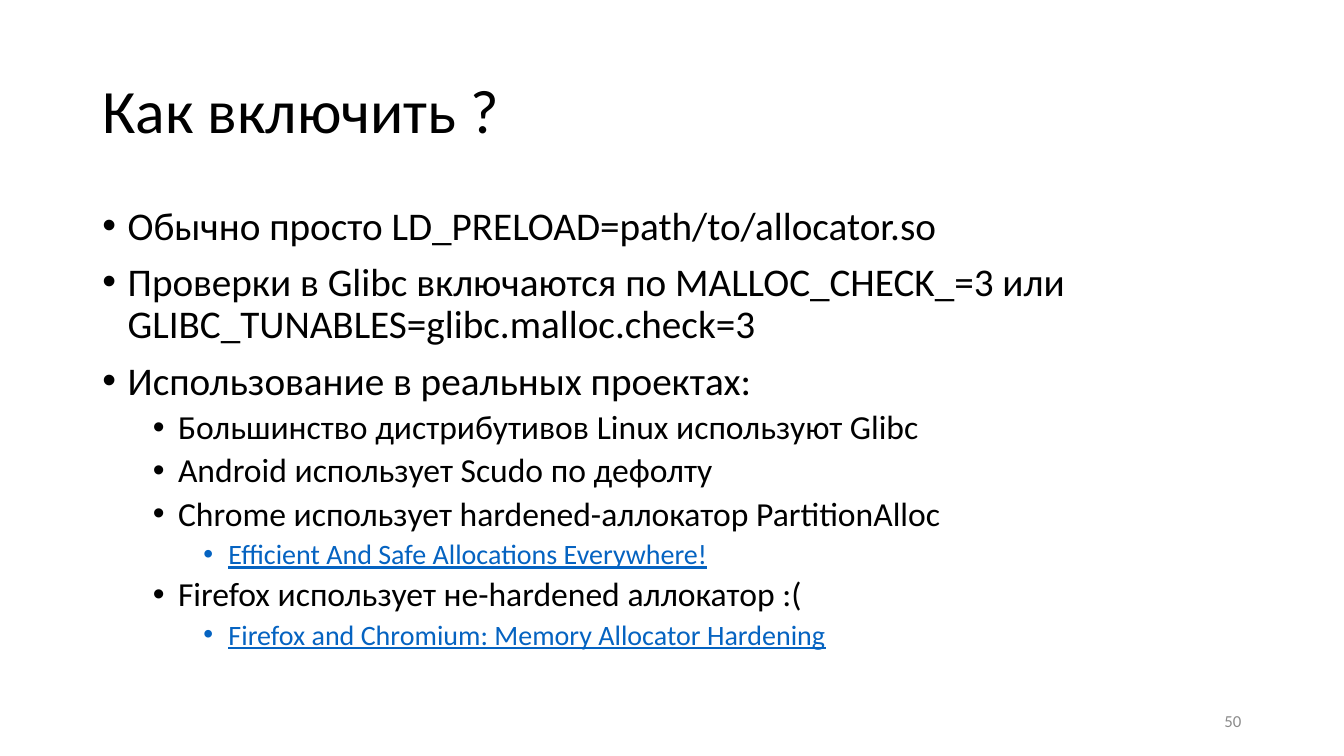
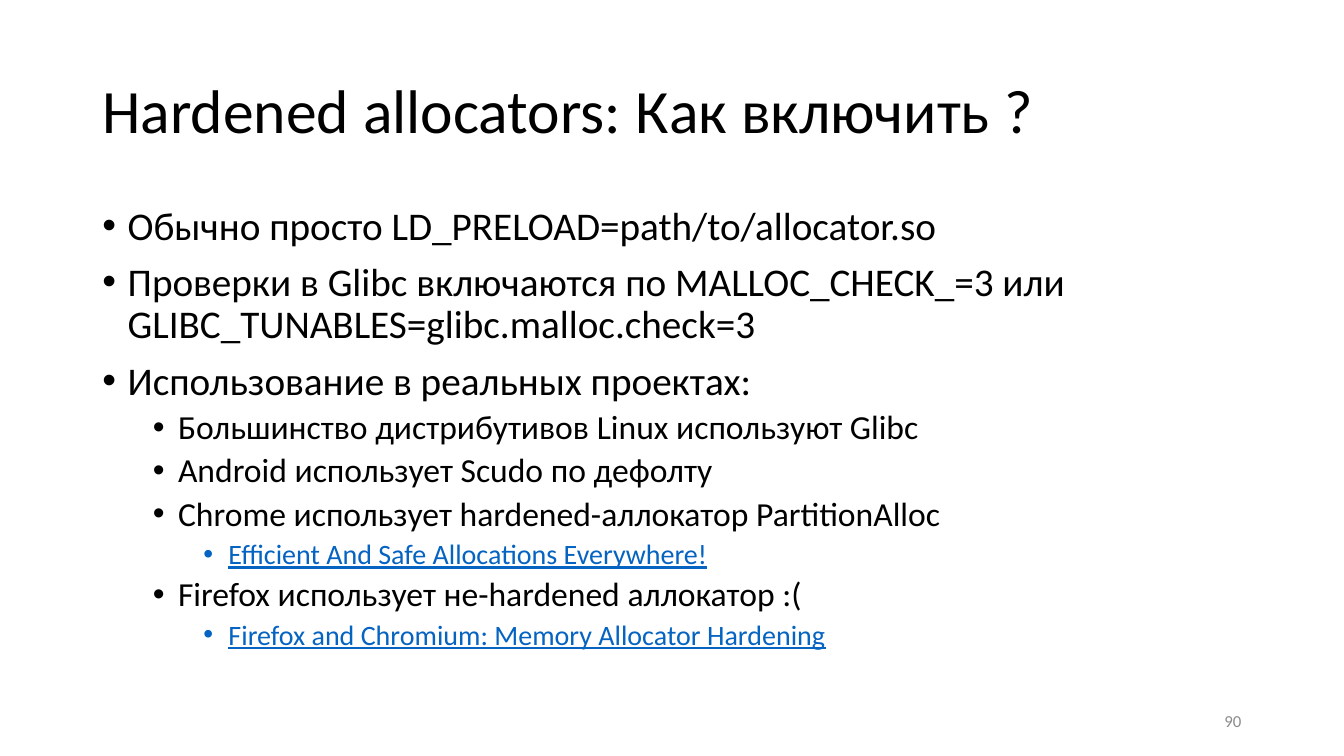
Before and after one commit to yugr/slides, a slide deck: slide 90 of CppZeroCost/2025/RU.pptx (slide 50 before the commit). Drawn at 1344x756 pixels with LibreOffice and Linux fonts; fonts in the diff are those of the drawing. Boxes give left, top, right and bottom in pixels: in the first picture for what was removed or moved away, otherwise in the second. Text is boxed around its words. In the diff, an @@ line names an element or a change of style, - is before the commit and + after.

```diff
--- a/CppZeroCost/2025/RU.pptx
+++ b/CppZeroCost/2025/RU.pptx
@@ title at [102,90,990,134]: text changed @@
-Как включить ?
+Hardened allocators: Как включить ?
@@ page number at [1224,716,1241,727]: text changed @@
-50
+90
```
Also in this commit, not shown: 17 other slides changed, 3 slides added, 1 slide removed, 3 other files.
